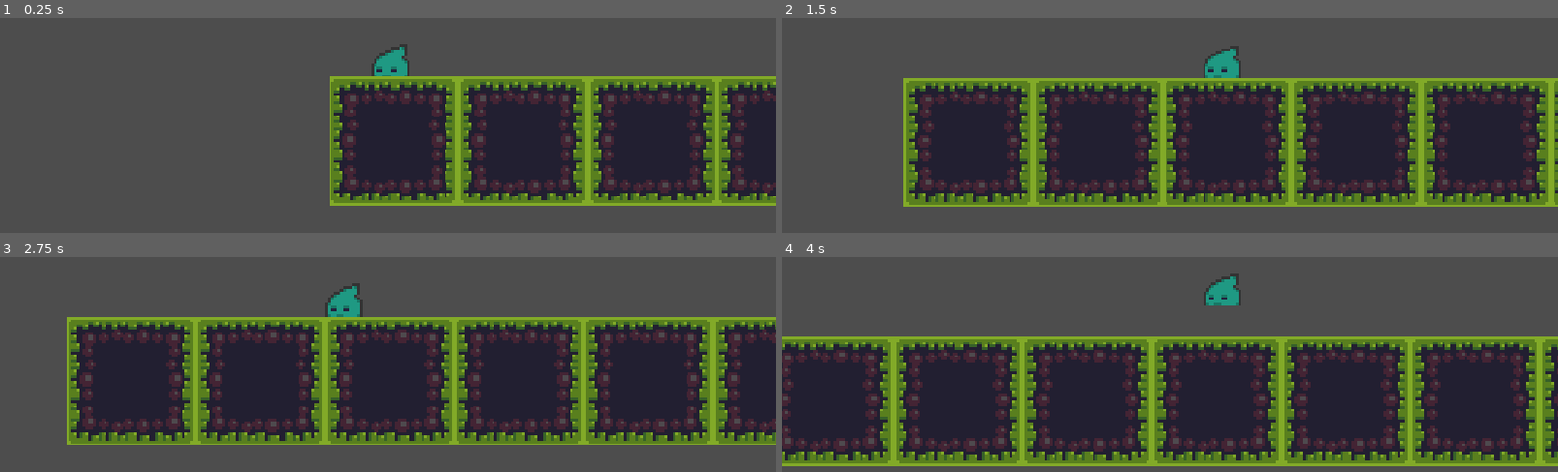
Above: before the commit, frames 1-4 (two rows, left to right).
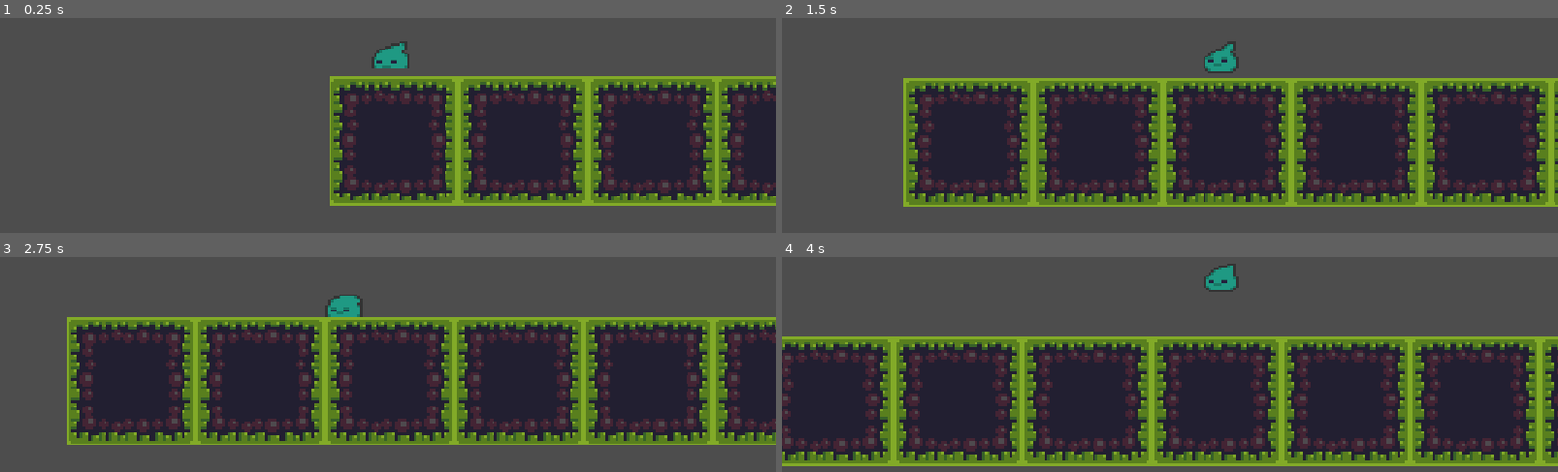
Above: after the commit, the same moments.

Repository: whatEclipse/REsurgence-THrow
Game: Godot game, scene res://scenes/game.tscn
Same seed, same stepped clock (60 frames per second), same inputs: the game is played once before the commit and once after it.
Inputs:
- Up to frame 1 (0.25 s): no input
- Up to frame 2 (1.5 s): tap Enter (ui_accept) at 0.5, 0.77 s; hold Right (ui_right) from 0.53 s (still down)
- Up to frame 3 (2.75 s): tap Enter (ui_accept) at 1.52 s; release Right (ui_right) at 2.03 s; hold Left (ui_left) from 2.03 s (still down)
- Up to frame 4 (4 s): release Left (ui_left) at 2.78 s; hold Right (ui_right) from 2.78 s (still down); tap Enter (ui_accept) at 3.02, 3.77 s

The runs differ from the first frame. In frame 1, 0.5% of the frame differs, in the area x 47-53%, y 10-28%; in frame 2, 0.5%; in frame 3, 0.3%; in frame 4, 0.7%, in the area x 54-60%, y 3-23%.

Commit message:
basic animations

Diff:
--- a/scenes/player.tscn
+++ b/scenes/player.tscn
@@ -1,10 +1,10 @@
 [gd_scene format=3 uid="uid://kspr25ufuj05"]
 
-[ext_resource type="Texture2D" uid="uid://cu8x4bjt5lmc7" path="res://REsurgence-THrow/assets/slime/slime_death_anim_strip_6.png" id="1_il61v"]
-[ext_resource type="Script" uid="uid://drm4sjytc80f3" path="res://REsurgence-THrow/scripts/player.gd" id="1_mitmf"]
-[ext_resource type="Texture2D" uid="uid://bmvqdai5qfb5e" path="res://REsurgence-THrow/assets/slime/slime_hit_anim_strip_3.png" id="2_mitmf"]
-[ext_resource type="Texture2D" uid="uid://v7v7oai0v86a" path="res://REsurgence-THrow/assets/slime/slime_idle_anim_strip_5.png" id="3_xavkr"]
-[ext_resource type="Texture2D" uid="uid://csqcbwhd8kwwy" path="res://REsurgence-THrow/assets/slime/slime_walk_anim_strip_15.png" id="4_sesc4"]
+[ext_resource type="Texture2D" uid="uid://cu8x4bjt5lmc7" path="res://assets/slime/slime_death_anim_strip_6.png" id="1_il61v"]
+[ext_resource type="Script" uid="uid://drm4sjytc80f3" path="res://scripts/player.gd" id="1_mitmf"]
+[ext_resource type="Texture2D" uid="uid://bmvqdai5qfb5e" path="res://assets/slime/slime_hit_anim_strip_3.png" id="2_mitmf"]
+[ext_resource type="Texture2D" uid="uid://v7v7oai0v86a" path="res://assets/slime/slime_idle_anim_strip_5.png" id="3_xavkr"]
+[ext_resource type="Texture2D" uid="uid://csqcbwhd8kwwy" path="res://assets/slime/slime_walk_anim_strip_15.png" id="4_sesc4"]
 
 [sub_resource type="RectangleShape2D" id="RectangleShape2D_flrxc"]
 size = Vector2(12, 10)
@@ -65,6 +65,50 @@
 atlas = ExtResource("3_xavkr")
 region = Rect2(64, 0, 16, 16)
 
+[sub_resource type="AtlasTexture" id="AtlasTexture_qlg0r"]
+atlas = ExtResource("4_sesc4")
+region = Rect2(64, 0, 16, 24)
+
+[sub_resource type="AtlasTexture" id="AtlasTexture_tuyoq"]
+atlas = ExtResource("4_sesc4")
+region = Rect2(80, 0, 16, 24)
+
+[sub_resource type="AtlasTexture" id="AtlasTexture_fjrip"]
+atlas = ExtResource("4_sesc4")
+region = Rect2(96, 0, 16, 24)
+
+[sub_resource type="AtlasTexture" id="AtlasTexture_smehm"]
+atlas = ExtResource("4_sesc4")
+region = Rect2(112, 0, 16, 24)
+
+[sub_resource type="AtlasTexture" id="AtlasTexture_ur7pv"]
+atlas = ExtResource("4_sesc4")
+region = Rect2(128, 0, 16, 24)
+
+[sub_resource type="AtlasTexture" id="AtlasTexture_y4r1p"]
+atlas = ExtResource("4_sesc4")
+region = Rect2(144, 0, 16, 24)
+
+[sub_resource type="AtlasTexture" id="AtlasTexture_d2wvv"]
+atlas = ExtResource("4_sesc4")
+region = Rect2(160, 0, 16, 24)
+
+[sub_resource type="AtlasTexture" id="AtlasTexture_3v2ag"]
+atlas = ExtResource("4_sesc4")
+region = Rect2(176, 0, 16, 24)
+
+[sub_resource type="AtlasTexture" id="AtlasTexture_jej6c"]
+atlas = ExtResource("4_sesc4")
+region = Rect2(192, 0, 16, 24)
+
+[sub_resource type="AtlasTexture" id="AtlasTexture_f1ej7"]
+atlas = ExtResource("4_sesc4")
+region = Rect2(208, 0, 16, 24)
+
+[sub_resource type="AtlasTexture" id="AtlasTexture_oprun"]
+atlas = ExtResource("4_sesc4")
+region = Rect2(224, 0, 16, 24)
+
 [sub_resource type="AtlasTexture" id="AtlasTexture_nasog"]
 atlas = ExtResource("4_sesc4")
 region = Rect2(0, 0, 16, 24)
@@ -183,6 +227,44 @@
 "loop": 1,
 "name": &"Idle",
 "speed": 8.0
+}, {
+"frames": [{
+"duration": 1.0,
+"texture": SubResource("AtlasTexture_qlg0r")
+}, {
+"duration": 1.0,
+"texture": SubResource("AtlasTexture_tuyoq")
+}, {
+"duration": 1.0,
+"texture": SubResource("AtlasTexture_fjrip")
+}, {
+"duration": 1.0,
+"texture": SubResource("AtlasTexture_smehm")
+}, {
+"duration": 1.0,
+"texture": SubResource("AtlasTexture_ur7pv")
+}, {
+"duration": 1.0,
+"texture": SubResource("AtlasTexture_y4r1p")
+}, {
+"duration": 1.0,
+"texture": SubResource("AtlasTexture_d2wvv")
+}, {
+"duration": 1.0,
+"texture": SubResource("AtlasTexture_3v2ag")
+}, {
+"duration": 1.0,
+"texture": SubResource("AtlasTexture_jej6c")
+}, {
+"duration": 1.0,
+"texture": SubResource("AtlasTexture_f1ej7")
+}, {
+"duration": 1.0,
+"texture": SubResource("AtlasTexture_oprun")
+}],
+"loop": 0,
+"name": &"Jump",
+"speed": 16.0
 }, {
 "frames": [{
 "duration": 1.0,
@@ -243,8 +325,10 @@
 shape = SubResource("RectangleShape2D_flrxc")
 
 [node name="AnimatedSprite2D" type="AnimatedSprite2D" parent="." unique_id=1851740296]
-position = Vector2(0, -8)
+position = Vector2(0, -10)
+scale = Vector2(1, 0.8333333)
 sprite_frames = SubResource("SpriteFrames_8ksrx")
-animation = &"Idle"
+animation = &"Jump"
 autoplay = "Idle"
-frame_progress = 0.85947925
+frame = 10
+frame_progress = 1.0
--- a/scripts/player.gd
+++ b/scripts/player.gd
@@ -1,5 +1,6 @@
 extends CharacterBody2D
 
+@onready var animated_sprite: AnimatedSprite2D = $AnimatedSprite2D
 
 const SPEED = 100.0
 const JUMP_VELOCITY = -150.0
@@ -14,6 +15,9 @@
 	if Input.is_action_just_pressed("ui_accept") and is_on_floor():
 		velocity.y = JUMP_VELOCITY
 
+
+
+
 	# Get the input direction and handle the movement/deceleration.
 	# As good practice, you should replace UI actions with custom gameplay actions.
 	var direction := Input.get_axis("ui_left", "ui_right")
@@ -22,4 +26,16 @@
 	else:
 		velocity.x = move_toward(velocity.x, 0, SPEED)
 
+
+
+	if is_on_floor():
+		if direction == 0:
+			animated_sprite.play("Idle")
+		else:
+			animated_sprite.play("Walking")
+	elif velocity.y < 0:
+		animated_sprite.play("Jump")
+	else:
+		animated_sprite.play("Fall")
+
 	move_and_slide()
